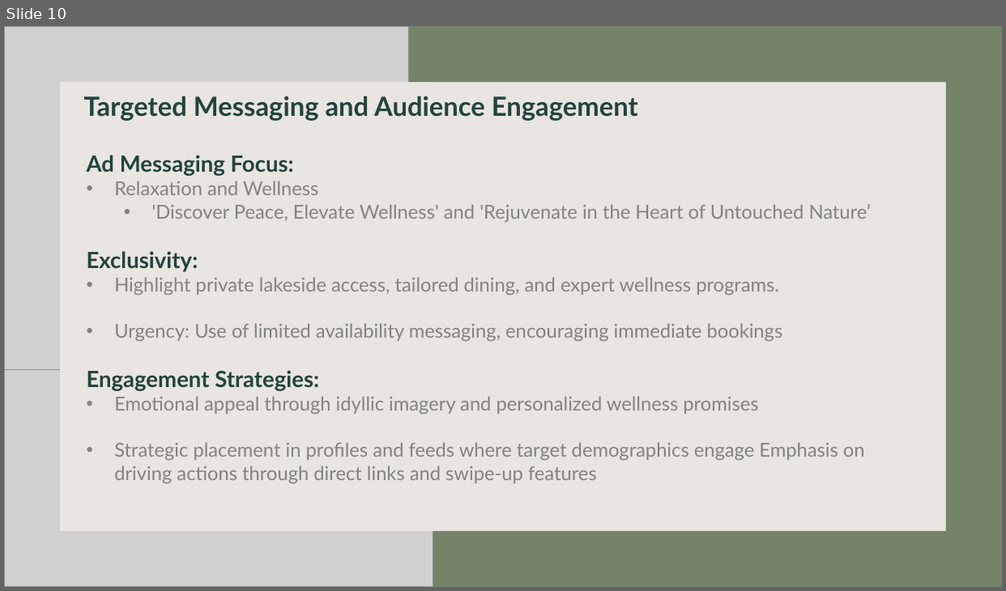
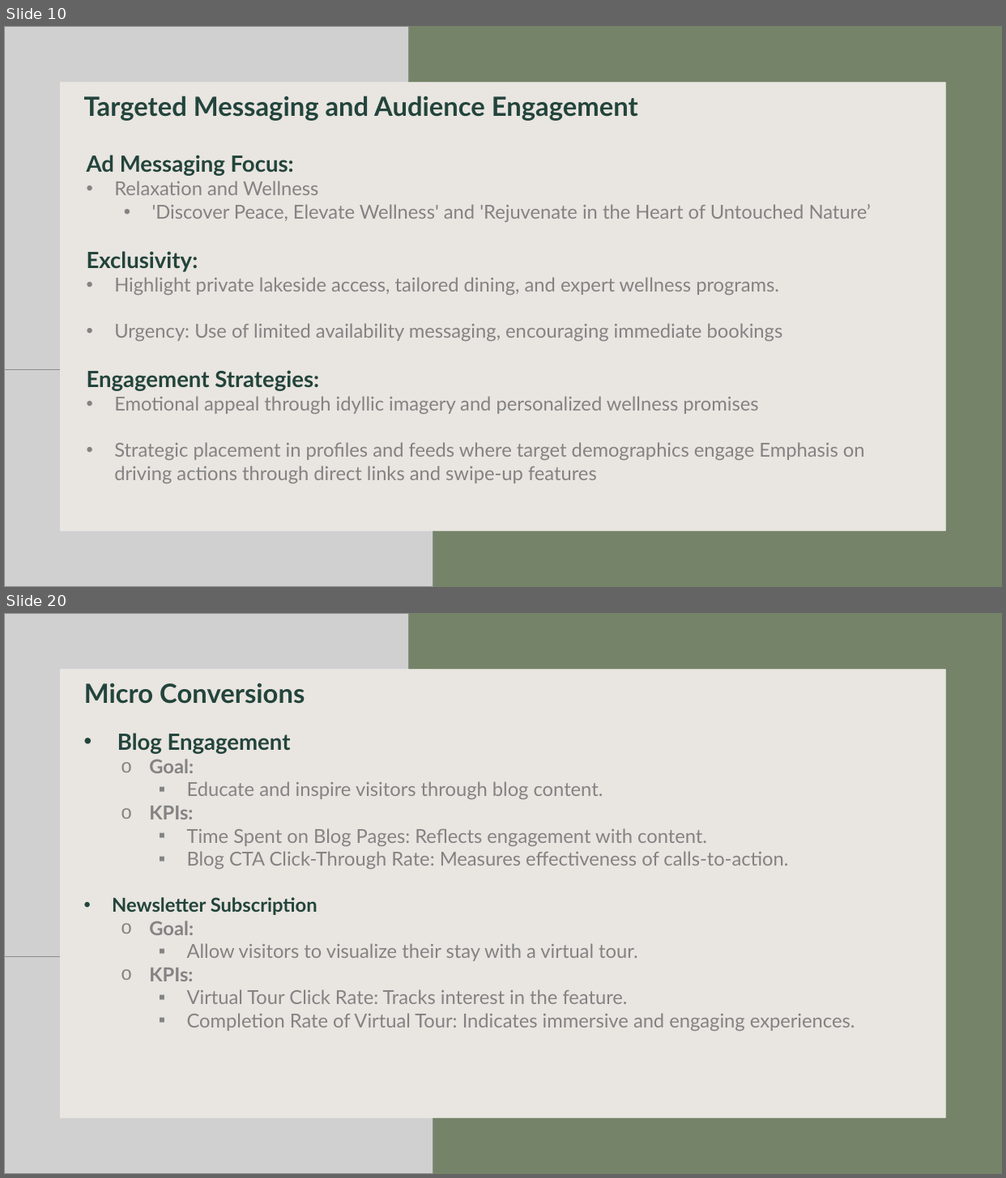
Before and after one commit to markusKoppensteiner1998/digitalMarketing, a slide deck: DIGMA_Presentation.pptx. Shown one above the other, each under a label of ours: slide 10 before the commit, slides 10 and 20 after it; the slides between them are not shown. The pictures are 1006x591 and 1006x1178 pixels, drawn with LibreOffice and Linux fonts; fonts in the diff are those of the drawing; grey boxes stand for pictures; background and template pictures are left out. Boxes give left, top, right and bottom in pixels: in the first picture for what was removed or moved away, otherwise in the second. Text is boxed around its words. In the diff, an @@ line names an element or a change of style, - is before the commit and + after.

```diff
--- a/DIGMA_Presentation.pptx
+++ b/DIGMA_Presentation.pptx
@@ slide 20 added at (x1=4, y1=613, x2=1002, y2=1174), background #FFFFFF @@
@@ rectangle added at (x1=4, y1=613, x2=1002, y2=1174), fill #758468 @@
@@ picture added at (x1=4, y1=613, x2=409, y2=956) @@
@@ picture added at (x1=4, y1=670, x2=433, y2=1174) @@
@@ rectangle added at (x1=59, y1=669, x2=945, y2=1118), fill #E0DAD4 at 70% opacity @@
@@ rectangle added at (x1=60, y1=669, x2=946, y2=1118), fill #FFFFFF @@
@@ text added at (x1=84, y1=683, x2=305, y2=704), 25.5 pt, text #22443C, bold @@
+Micro Conversions
@@ text added at (x1=112, y1=733, x2=855, y2=1031), 18.5 pt, text #838383 @@
+• Blog Engagement
+  o Goal:
+    ▪ Educate and inspire visitors through blog content.
+  o KPIs:
+▪ Time Spent on Blog Pages: Reflects engagement with content.
+    ▪ Blog CTA Click-Through Rate: Measures effectiveness of calls-to-action.
+• Newsletter Subscription
+  o Goal:
+    ▪ Allow visitors to visualize their stay with a virtual tour.
+  o KPIs:
+▪ Virtual Tour Click Rate: Tracks interest in the feature.
+    ▪ Completion Rate of Virtual Tour: Indicates immersive and engaging experiences.
```
Also in this commit, not shown: 13 other slides added, 1 other file.
